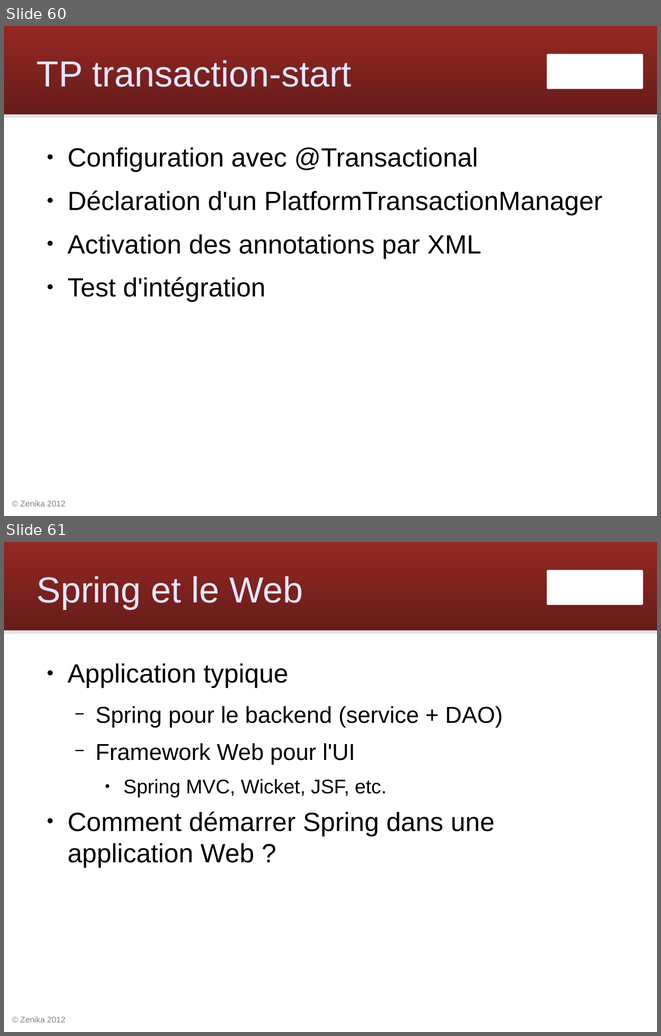
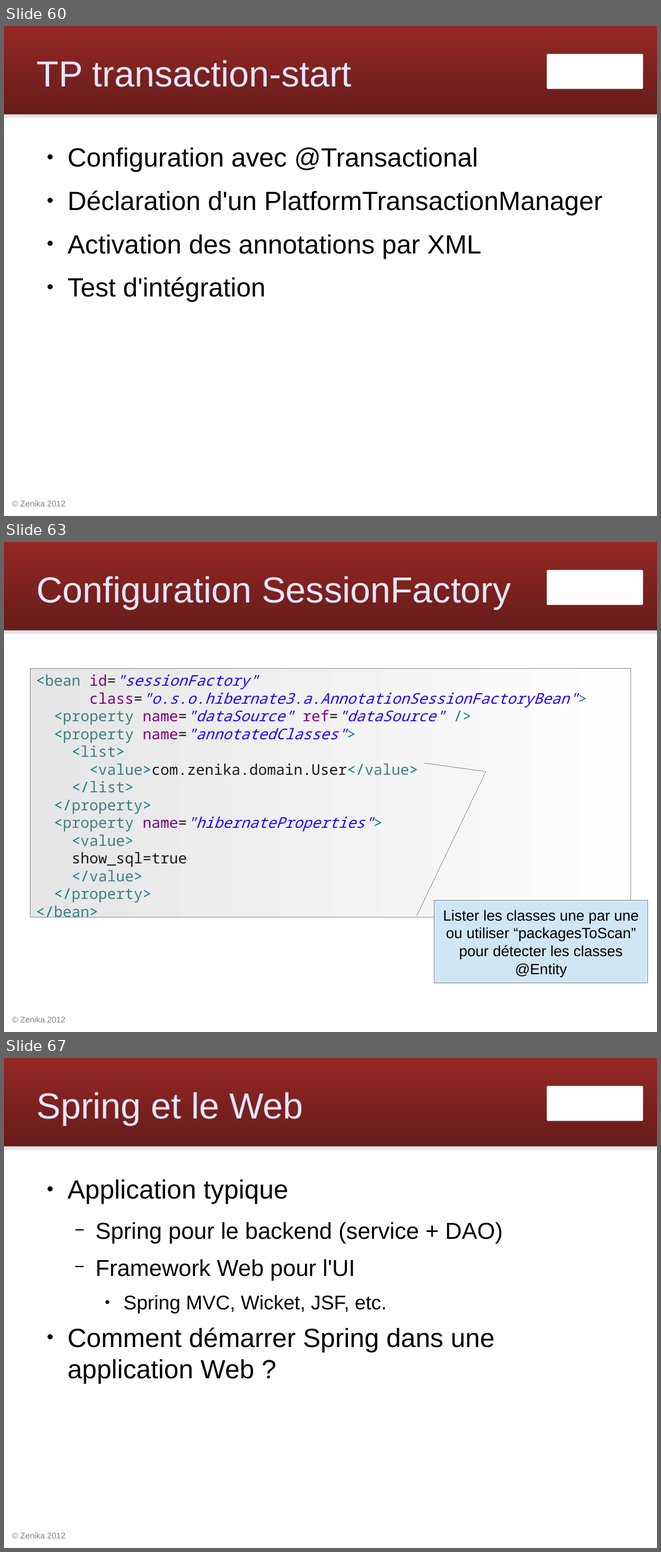
Before and after one commit to Zenika/workshop-spring-core, a slide deck: spring-workshop.odp. Shown one above the other, each under a label of ours: slides 60 and 61 before the commit, slides 60, 63 and 67 after it; the slides between them are not shown. The pictures are 661x1036 and 661x1552 pixels, drawn with LibreOffice and Linux fonts; fonts in the diff are those of the drawing; background and template pictures are left out. Boxes give left, top, right and bottom in pixels: in the first picture for what was removed or moved away, otherwise in the second. Text is boxed around its words. In the diff, an @@ line names an element or a change of style, - is before the commit and + after.

Commit message:
slides Hibernate

```diff
--- a/spring-workshop.odp
+++ b/spring-workshop.odp
@@ slide 63 added at (4,542,657,1032), background #FFFFFF; not listed: 4 template elements that a slide beside it also shows @@
@@ title added at (37,576,511,609), 44 pt, text #E6E6FF @@
+Configuration SessionFactory
@@ rectangle added at (30,668,631,917), fill gradient #E6E6E6 to #FEFEFE, outline #808080 0 pt, 18 pt, text #2A00FF @@
+<bean id="sessionFactory"
+class="o.s.o.hibernate3.a.AnnotationSessionFactoryBean">
+<property name="dataSource" ref="dataSource" />
+<property name="annotatedClasses">
+<list>
+<value>com.zenika.domain.User</value>
+</list>
+</property>
+<property name="hibernateProperties">
+<value>
+show_sql=true
+</value>
+</property>
+</bean>
@@ border callout added at (435,900,648,983), fill #CFE7F5, outline #808080 0 pt, 18 pt, text #000000 @@
+Lister les classes une par une ou utiliser “packagesToScan” pour détecter les classes @Entity
@@ what was slide 61 is now slide 67 @@
```
Also in this commit, not shown: 5 other slides added, 4 other files.
